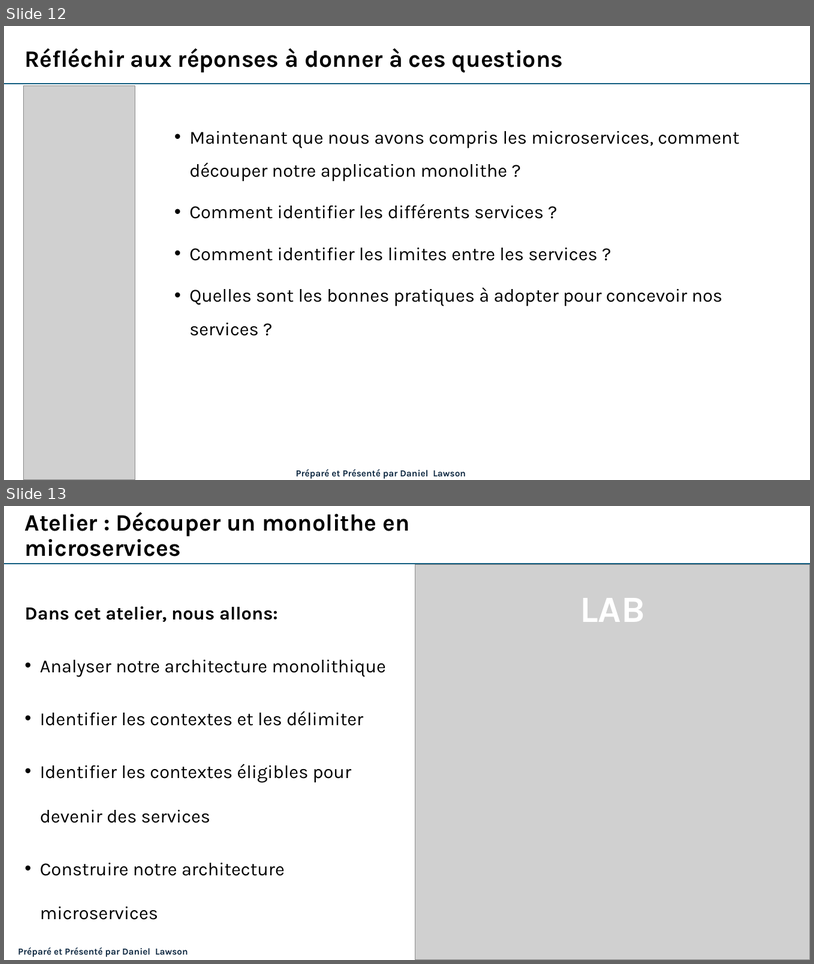
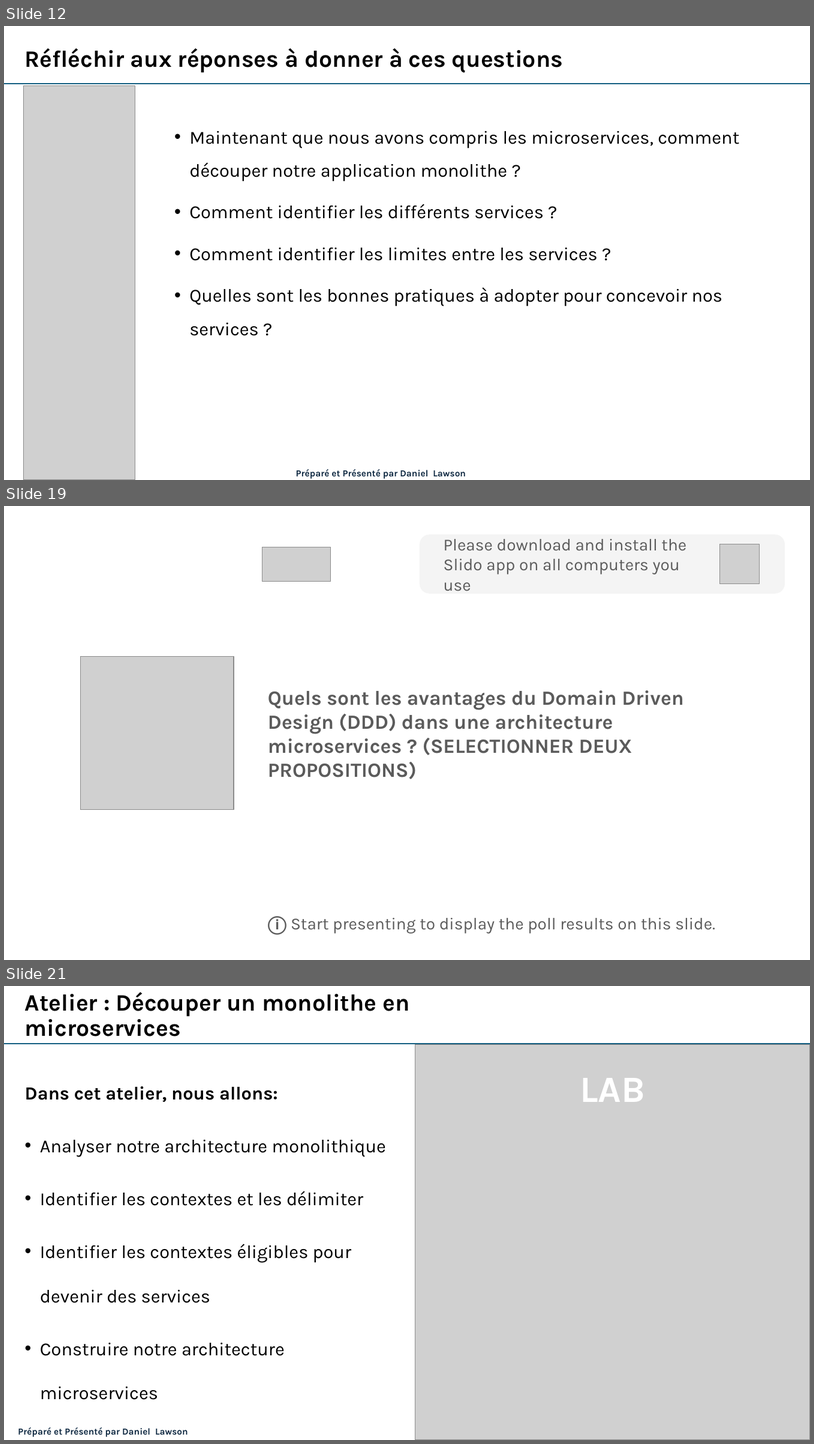
Before and after one commit to danylaws/microservices-course-efrei, a slide deck: Mod-2_Conception-des-microservices/Mod-2_Conception-des-microservices.pptx. Shown one above the other, each under a label of ours: slides 12 and 13 before the commit, slides 12, 19 and 21 after it; the slides between them are not shown. The pictures are 814x964 and 814x1444 pixels, drawn with LibreOffice and Linux fonts; fonts in the diff are those of the drawing; grey boxes stand for pictures. Boxes give left, top, right and bottom in pixels: in the first picture for what was removed or moved away, otherwise in the second. Text is boxed around its words. In the diff, an @@ line names an element or a change of style, - is before the commit and + after.

```diff
--- a/Mod-2_Conception-des-microservices/Mod-2_Conception-des-microservices.pptx
+++ b/Mod-2_Conception-des-microservices/Mod-2_Conception-des-microservices.pptx
@@ slide 19 added at [4,506,810,960], background #FFFFFF @@
@@ rounded rectangle added at [420,534,786,593], fill #F4F4F4, 20 pt, text #5B5B5B @@
+Please download and install the Slido app on all computers you use
@@ picture added at [263,547,330,582] @@
@@ picture added at [720,544,759,583] @@
@@ picture added at [81,656,234,809] @@
@@ rectangle added at [263,676,746,790], outline #FFFFFF 1.5 pt, 24 pt, text #5B5B5B, bold @@
+Quels sont les avantages du Domain Driven Design (DDD) dans une architecture microservices ? (SELECTIONNER DEUX PROPOSITIONS)
@@ text added at [268,916,716,934], 20 pt, text #5B5B5B @@
+ⓘ Start presenting to display the poll results on this slide.
@@ what was slide 13 is now slide 21 @@
```
Also in this commit, not shown: 7 other slides added, 1 slide removed, 1 other file.
